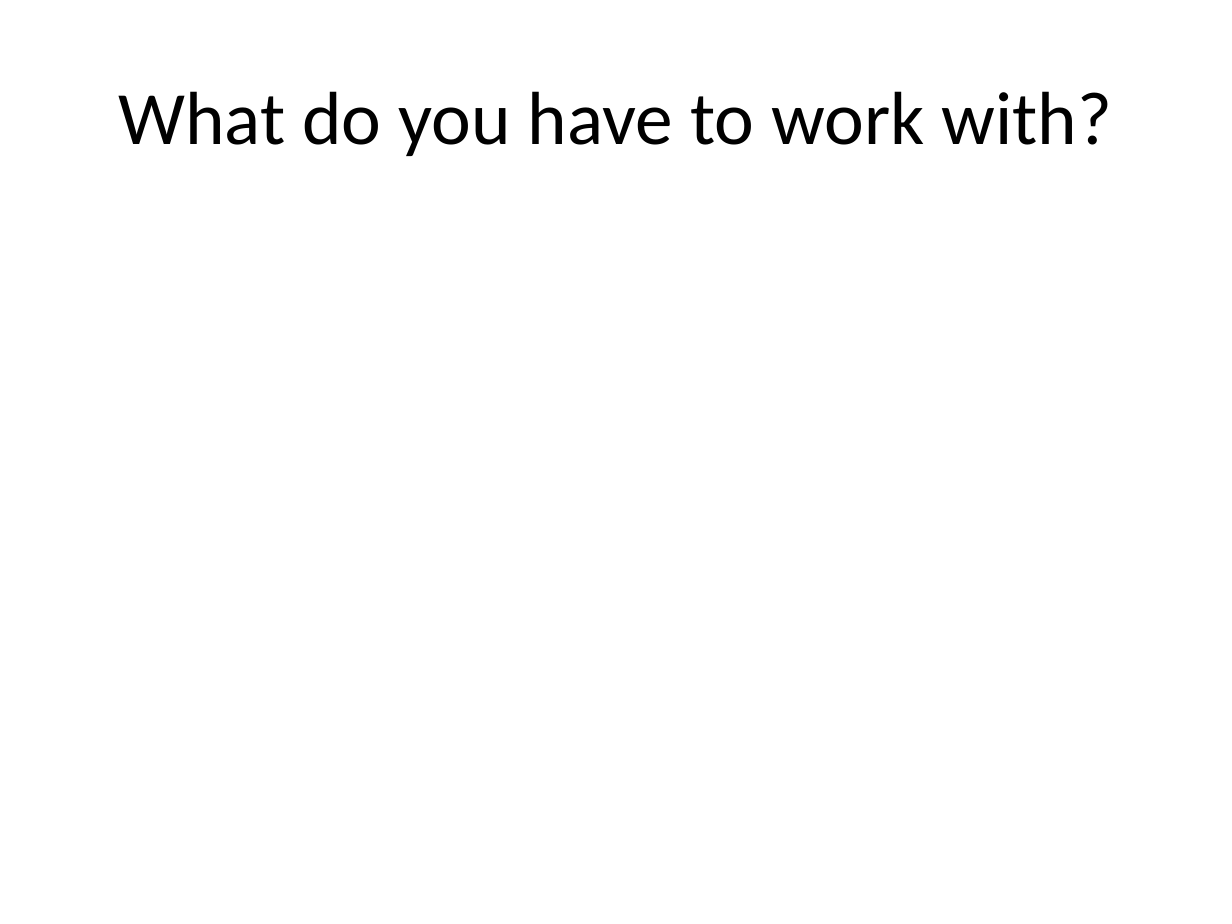
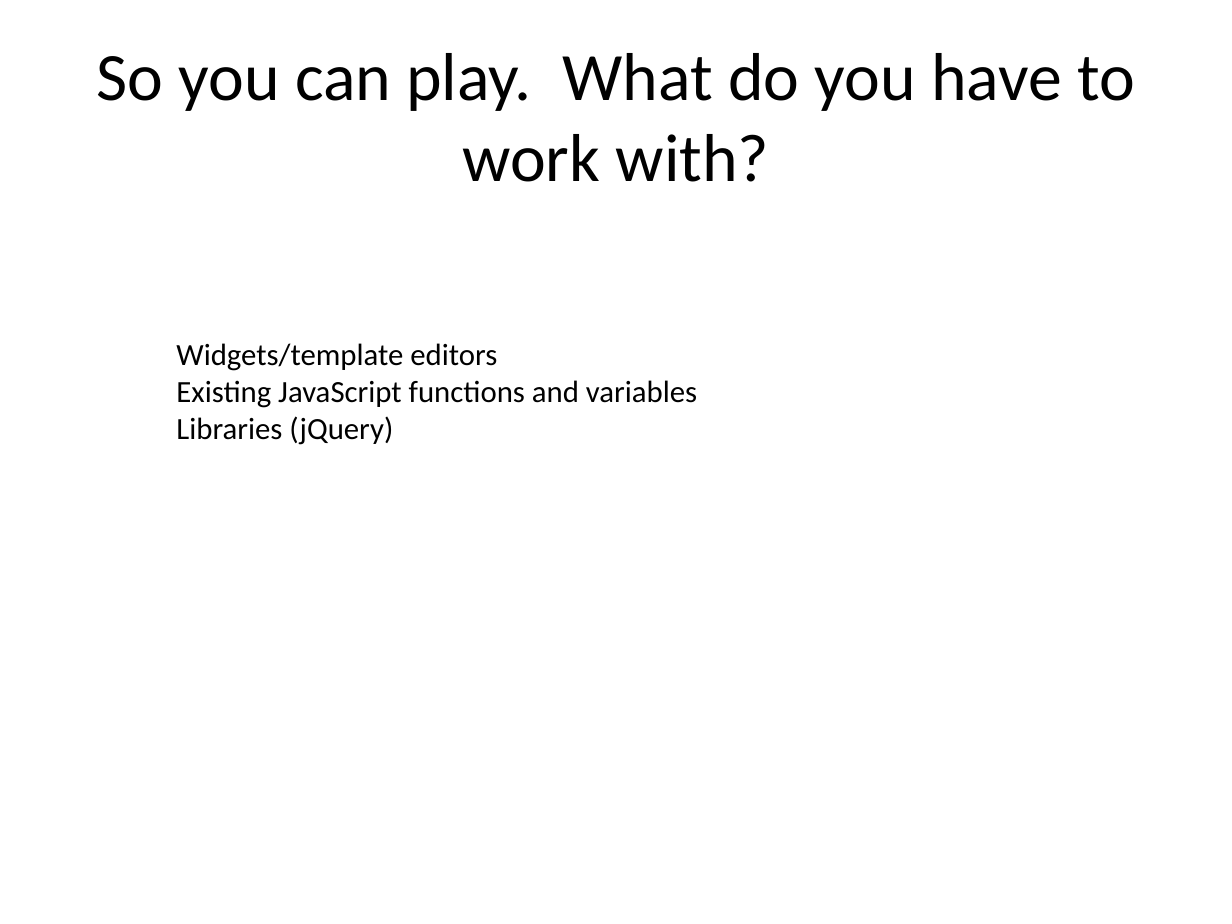
Before and after one commit to paul-burtness/webdevmojo, a slide deck: slide 9 of webdevmojo.pptx. Drawn at 1232x924 pixels with LibreOffice and Linux fonts; fonts in the diff are those of the drawing. Boxes give left, top, right and bottom in pixels: in the first picture for what was removed or moved away, otherwise in the second. Text is boxed around its words. In the diff, an @@ line names an element or a change of style, - is before the commit and + after.

```diff
--- a/webdevmojo.pptx
+++ b/webdevmojo.pptx
@@ title at (x1=96, y1=53, x2=1135, y2=182): text changed; size 44 to 39.6 pt @@
-What do you have to work with?
+So you can play. What do you have to work with?
@@ text added at (x1=176, y1=343, x2=697, y2=445), 18 pt, text #000000 @@
+Widgets/template editors
+Existing JavaScript functions and variables
+Libraries (jQuery)
```
Also in this commit, not shown: 5 other slides changed, 2 slides added.
